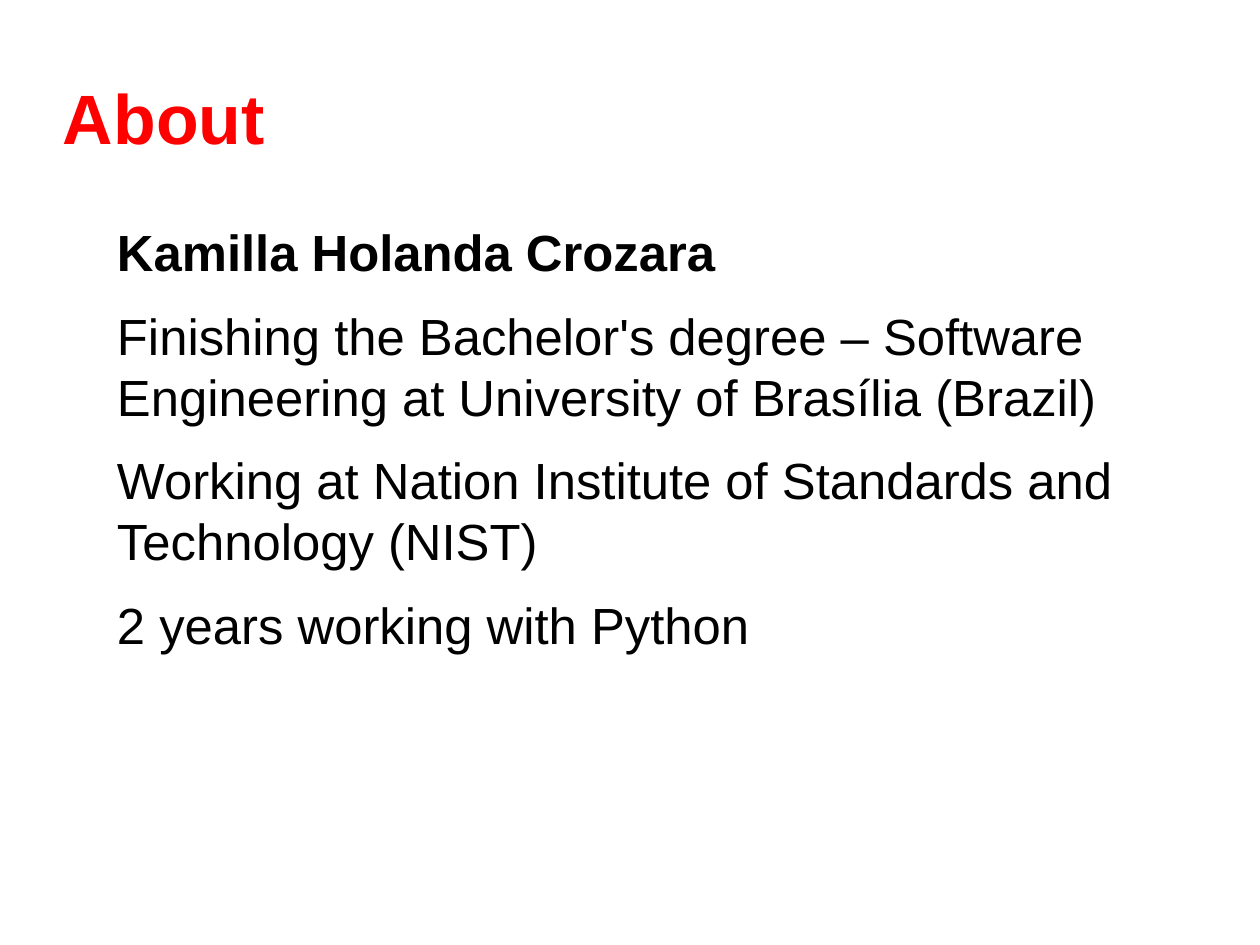
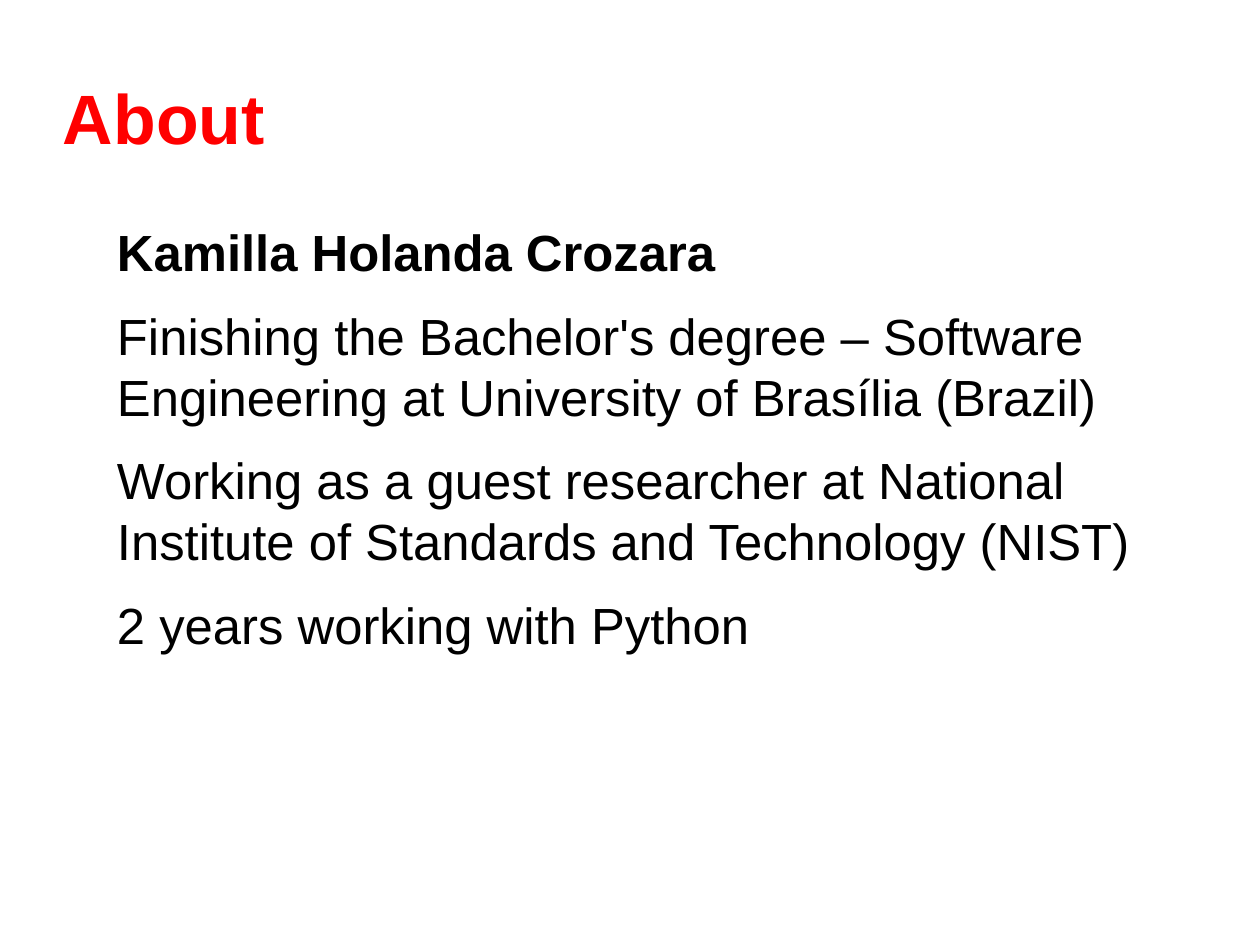
Before and after one commit to kamillacrozara/selenium_presentation, a slide deck: slide 2 of presentation/selenium_webdriver.odp. Drawn at 1260x945 pixels with LibreOffice and Linux fonts; fonts in the diff are those of the drawing. Boxes give left, top, right and bottom in pixels: in the first picture for what was removed or moved away, otherwise in the second. Text is boxed around its words. In the diff, an @@ line names an element or a change of style, - is before the commit and + after.

```diff
--- a/presentation/selenium_webdriver.odp
+++ b/presentation/selenium_webdriver.odp
@@ text at (117, 462, 1130, 571): text changed @@
-Working at Nation Institute of Standards and Technology (NIST)
+Working as a guest researcher at National Institute of Standards and Technology (NIST)
```
Also in this commit, not shown: 1 other slide changed, 1 other file.
